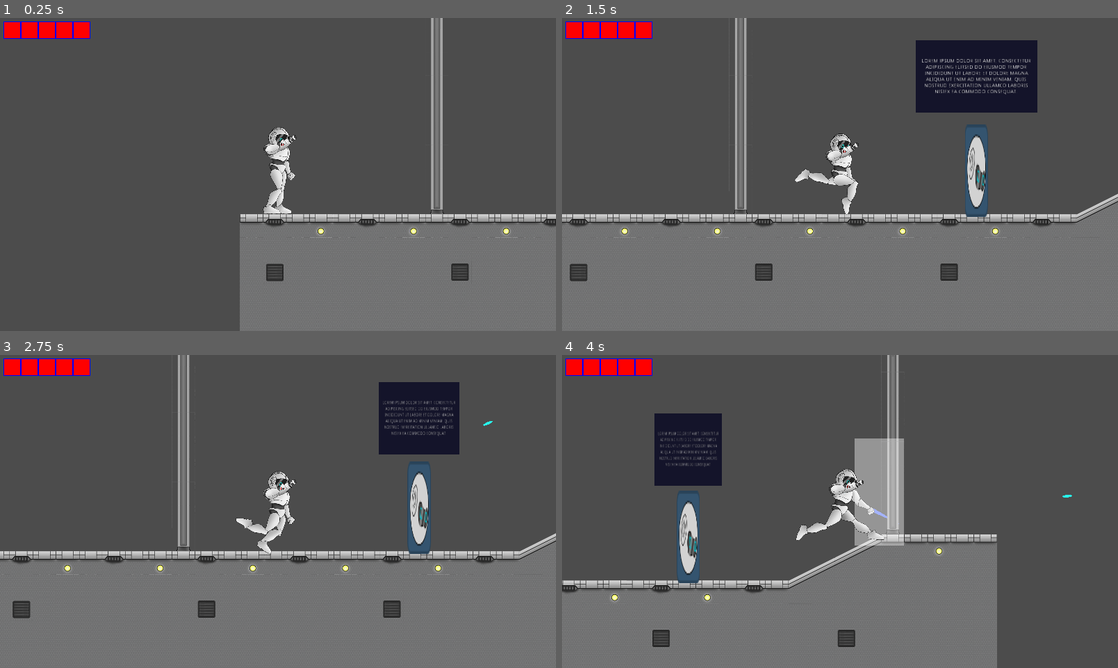
Above: before the commit, frames 1-4 (two rows, left to right).
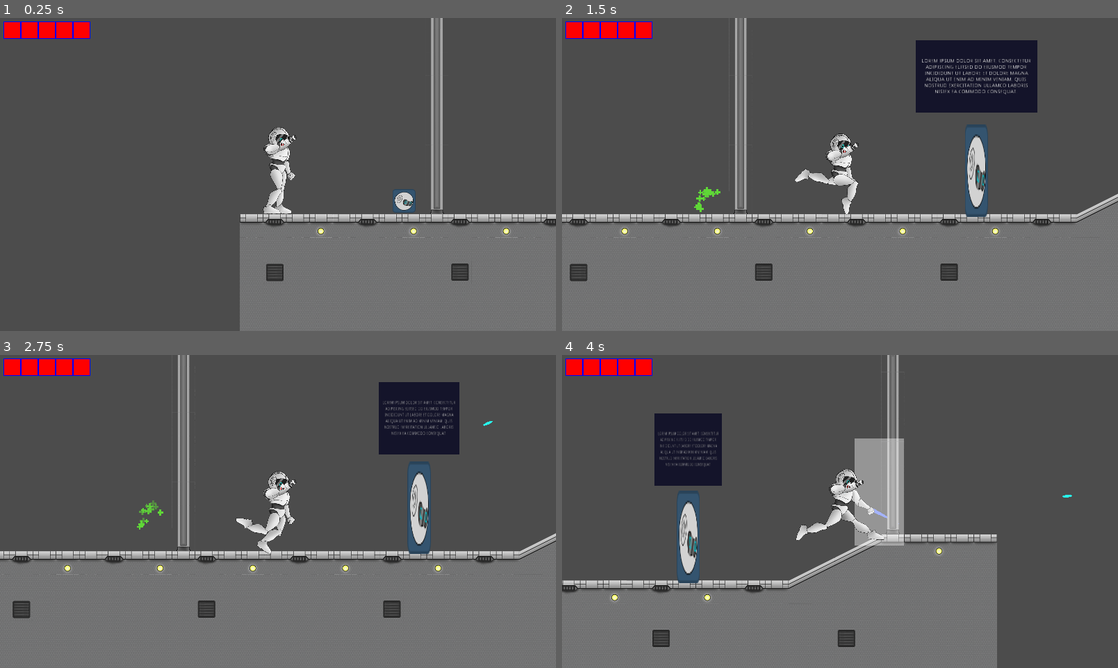
Above: after the commit, the same moments.

Repository: KurzweilTV/AssemblyJam
Game: Godot game, scene res://Maps/Factory.tscn
Two runs of this game, one before a commit and one after it. Both use one fixed random seed, a clock stepped at 60 frames per second and the inputs below. The project has no main scene, so this scene is started directly.
Inputs (mouse positions are in pixels of both pictures, inside the frame that each line leads up to):
- Up to frame 1 (0.25 s): no input
- Up to frame 2 (1.5 s): tap Enter (ui_accept) at 0.5, 0.77 s; move the mouse to (962, 158) at 0.52 s; press the mouse at (962, 158) at 0.53 s; hold Right (ui_right) from 0.53 s (still down); move the mouse to (728, 190) at 1.27 s; release the mouse at (728, 190) at 1.28 s; click (728, 190) at 1.35 s
- Up to frame 3 (2.75 s): tap Enter (ui_accept) at 1.52 s; move the mouse to (333, 442) at 2.02 s; release Right (ui_right) at 2.03 s; press the mouse at (333, 442) at 2.03 s; hold Left (ui_left) from 2.03 s (still down)
- Up to frame 4 (4 s): move the mouse to (812, 574) at 2.77 s; release Left (ui_left) at 2.78 s; release the mouse at (812, 574) at 2.78 s; hold Right (ui_right) from 2.78 s (still down); click (812, 574) at 2.85 s; tap Enter (ui_accept) at 3.02, 3.77 s; move the mouse to (1006, 558) at 3.52 s; press the mouse at (1006, 558) at 3.53 s

The runs differ from the first frame. In frame 1, 0.3% of the frame differs, in the area x 70-75%, y 54-63%; in frame 2, 0.1%; in frame 3, 0.1%; in frame 4, nothing differs.

Commit message:
Health Pickup
Added a health pickup for healing the player

Diff:
--- /dev/null
+++ b/Actors/Pickup.gd
@@ -0,0 +1,16 @@
+extends Area2D
+
+const health_amount := 2.0
+var currentHP = GlobalPlayer.currentHealth
+var maxHP = GlobalPlayer.maxHealth
+
+func _item_pickup(body: Node) -> void:
+	if body.is_in_group("Player") and currentHP < maxHP:
+		GlobalPlayer.heal(health_amount)
+		print(GlobalPlayer.currentHealth)
+		$Sprite.hide()
+		$CPUParticles2D.emitting = true
+		$Timer.start()
+
+func _on_Timer_timeout() -> void:
+	self.queue_free()
--- /dev/null
+++ b/Actors/Pickup.tscn
@@ -0,0 +1,44 @@
+[gd_scene load_steps=6 format=2]
+
+[ext_resource path="res://icon.png" type="Texture" id=1]
+[ext_resource path="res://Actors/Pickup.gd" type="Script" id=2]
+[ext_resource path="res://Art/Prototyping/heal.png" type="Texture" id=3]
+
+[sub_resource type="RectangleShape2D" id=1]
+extents = Vector2( 33, 32 )
+
+[sub_resource type="Gradient" id=2]
+offsets = PoolRealArray( 0.0206186, 0.721649, 0.984536 )
+colors = PoolColorArray( 1, 1, 1, 1, 1, 1, 1, 1, 1, 1, 1, 0 )
+
+[node name="Pickup" type="Area2D"]
+collision_layer = 0
+collision_mask = 2
+script = ExtResource( 2 )
+
+[node name="Sprite" type="Sprite" parent="."]
+texture = ExtResource( 1 )
+
+[node name="CollisionShape2D" type="CollisionShape2D" parent="."]
+shape = SubResource( 1 )
+
+[node name="CPUParticles2D" type="CPUParticles2D" parent="."]
+emitting = false
+amount = 14
+lifetime = 2.0
+one_shot = true
+explosiveness = 0.74
+texture = ExtResource( 3 )
+emission_shape = 2
+emission_rect_extents = Vector2( 32, 32 )
+gravity = Vector2( 0, -50 )
+scale_amount = 0.3
+scale_amount_random = 0.41
+color_ramp = SubResource( 2 )
+
+[node name="Timer" type="Timer" parent="."]
+wait_time = 3.0
+one_shot = true
+
+[connection signal="body_entered" from="." to="." method="_item_pickup"]
+[connection signal="timeout" from="Timer" to="." method="_on_Timer_timeout"]
--- a/Maps/Factory.tscn
+++ b/Maps/Factory.tscn
@@ -1,8 +1,9 @@
-[gd_scene load_steps=4 format=2]
+[gd_scene load_steps=5 format=2]
 
 [ext_resource path="res://Player/Player.tscn" type="PackedScene" id=1]
 [ext_resource path="res://Art/Prototyping/tileset.tres" type="TileSet" id=2]
 [ext_resource path="res://Actors/StoryTerminal.tscn" type="PackedScene" id=3]
+[ext_resource path="res://Actors/Pickup.tscn" type="PackedScene" id=4]
 
 [node name="Factory" type="Node2D"]
 
@@ -18,3 +19,6 @@
 
 [node name="StoryTerminal" parent="." instance=ExtResource( 3 )]
 position = Vector2( 1195, 648 )
+
+[node name="Pickup" parent="." instance=ExtResource( 4 )]
+position = Vector2( 453, 603 )
--- a/Player/GlobalPlayer.gd
+++ b/Player/GlobalPlayer.gd
@@ -7,7 +7,7 @@
 
 var maxHealth = 5.0
 
-var currentHealth = 5.0
+var currentHealth = 3.0
 
 
 func _ready():
@@ -21,6 +21,11 @@
 		controller.die()
 	pass
 
+func heal(value):
+	currentHealth += value
+	if currentHealth > maxHealth:
+		currentHealth = maxHealth
+	UI.update_health(currentHealth)
 
 func free_controller(oldController):
 	assert(oldController == controller)
--- a/Player/Player.tscn
+++ b/Player/Player.tscn
@@ -2077,7 +2077,7 @@
 nodes/output/position = Vector2( 1060, 240 )
 nodes/walking/node = SubResource( 18 )
 nodes/walking/position = Vector2( 60, 580 )
-node_connections = [ "output", 0, "onGround", "airState", 0, "Animation", "airState", 1, "Animation 2", "groundState", 0, "idle", "groundState", 1, "walking", "onGround", 0, "airState", "onGround", 1, "groundState" ]
+node_connections = [ "output", 0, "onGround", "onGround", 0, "airState", "onGround", 1, "groundState", "airState", 0, "Animation", "airState", 1, "Animation 2", "groundState", 0, "idle", "groundState", 1, "walking" ]
 
 [node name="Player" type="KinematicBody2D" groups=["Player"]]
 collision_layer = 2
Binary file added: Art/Prototyping/heal.png
Not shown, added: Art/Prototyping/heal.png.import
